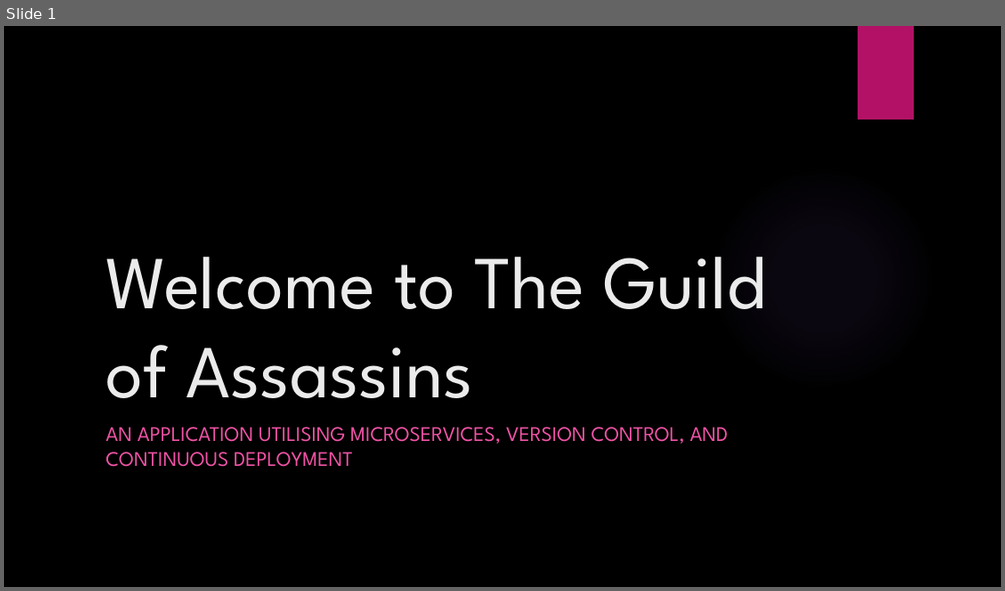
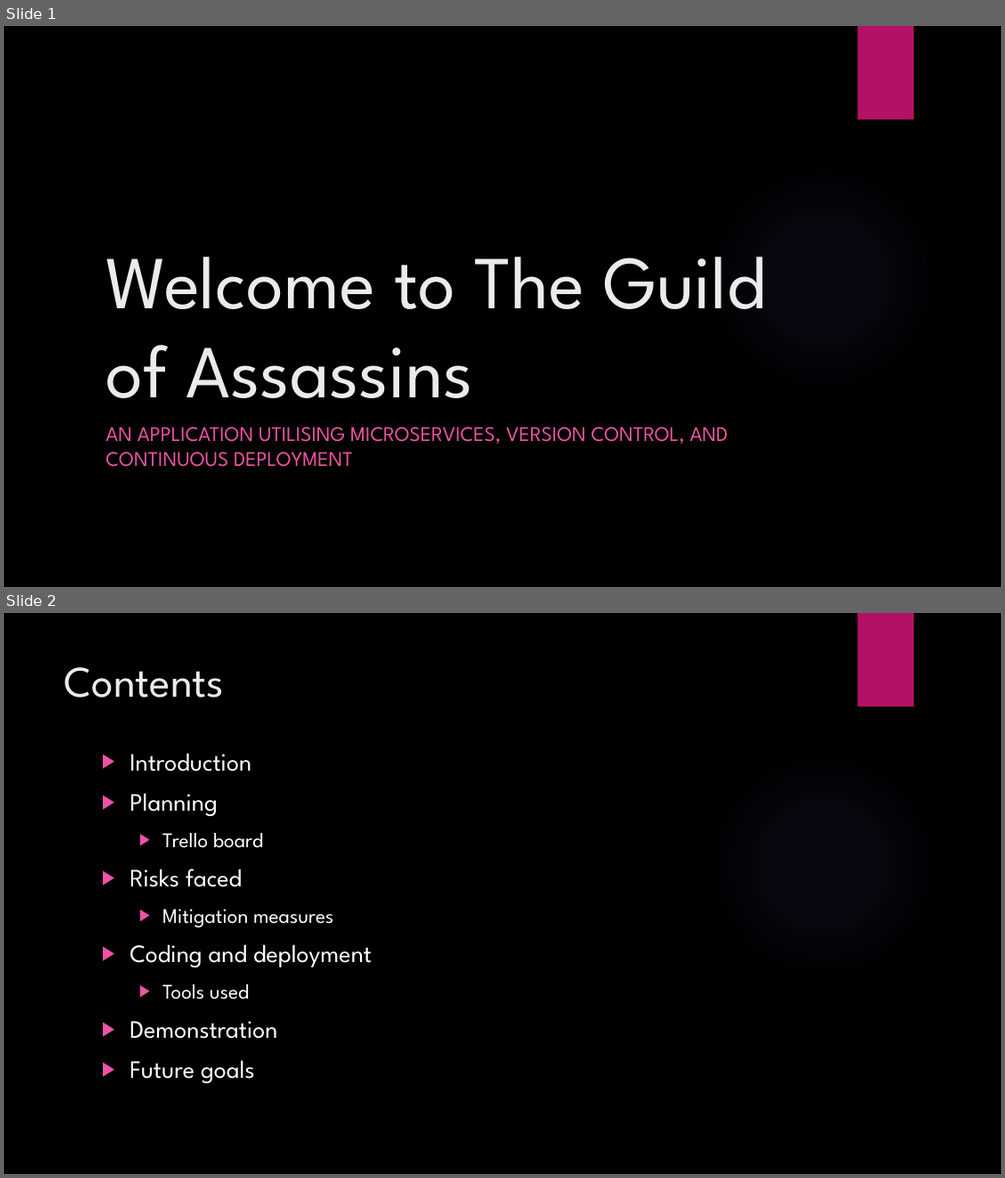
Before and after one commit to TheBartThe/assassinsGuild, a slide deck: Documentation/assassinsGuildPresentation.pptx. Shown one above the other, each under a label of ours: slide 1 before the commit, slides 1 and 2 after it. The pictures are 1005x591 and 1005x1178 pixels, drawn with LibreOffice and Linux fonts; fonts in the diff are those of the drawing; background and template pictures are left out. Boxes give left, top, right and bottom in pixels: in the first picture for what was removed or moved away, otherwise in the second. Text is boxed around its words. In the diff, an @@ line names an element or a change of style, - is before the commit and + after.

```diff
--- a/Documentation/assassinsGuildPresentation.pptx
+++ b/Documentation/assassinsGuildPresentation.pptx
@@ slide 2 added at (4,613,1001,1174), background picture (left out); not listed: 2 template elements that a slide beside it also shows @@
@@ title added at (65,667,225,698), 42 pt, text #EBEBEB @@
+Contents
@@ text added at (129,753,372,1083), 24 pt, text #FFFFFF @@
+▶ Introduction
+▶ Planning
+  ▶ Trello board
+▶ Risks faced
+  ▶ Mitigation measures
+▶ Coding and deployment
+  ▶ Tools used
+▶ Demonstration
+▶ Future goals
```
Also in this commit, not shown: 1 slide changed, 1 other slide added, 1 slide removed, 4 other files.
